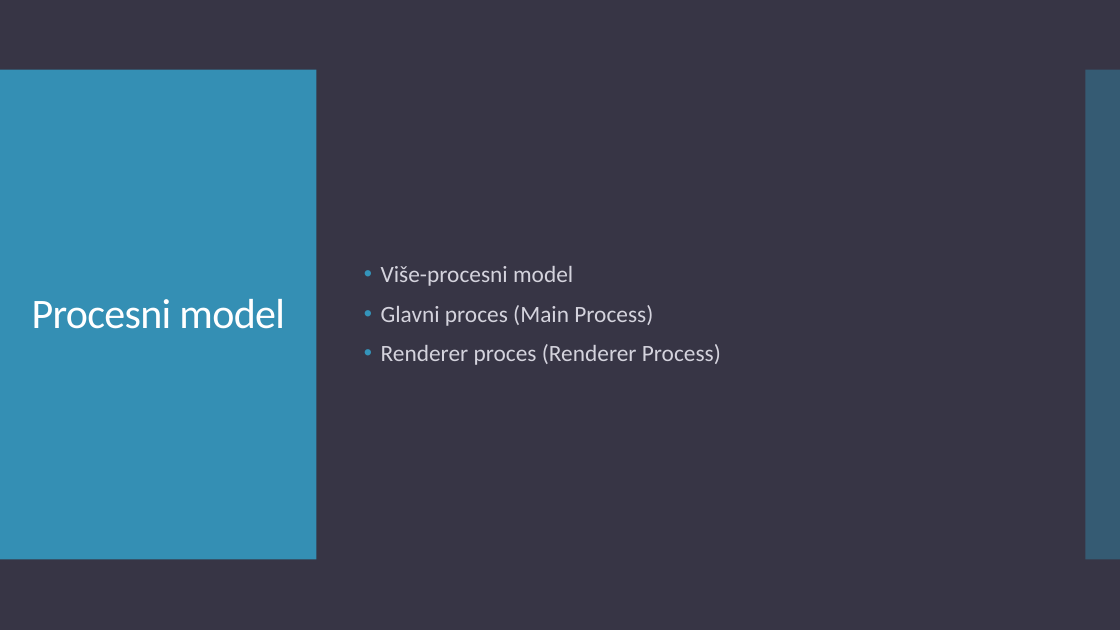
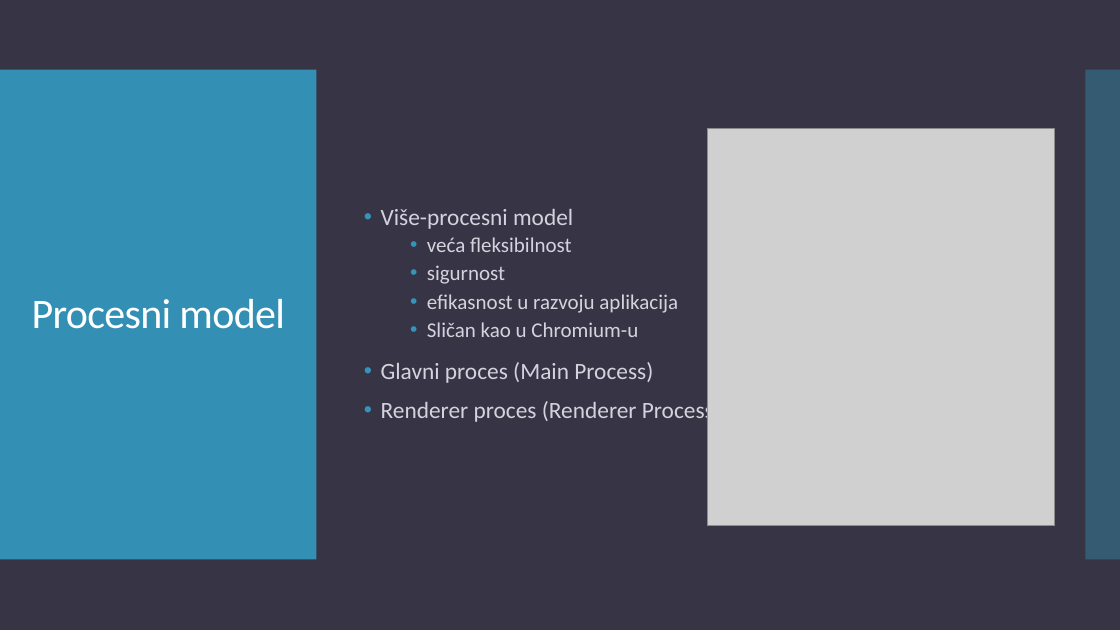
Before and after one commit to teodora18040cvetkovic/electron_react, a slide deck: slide 5 of Electron.pptx. Drawn at 1120x630 pixels with LibreOffice and Linux fonts; fonts in the diff are those of the drawing; grey boxes stand for pictures. Boxes give left, top, right and bottom in pixels: in the first picture for what was removed or moved away, otherwise in the second. Text is boxed around its words. In the diff, an @@ line names an element or a change of style, - is before the commit and + after.

```diff
--- a/Electron.pptx
+++ b/Electron.pptx
@@ picture added at [708,129,1055,526] @@
@@ text at [427,237,678,337]: paragraphs added @@
+  • veća fleksibilnost
+  • sigurnost
+  • efikasnost u razvoju aplikacija
+  • Sličan kao u Chromium-u
```
Also in this commit, not shown: 6 other slides changed, 2 slides added, 4 slides removed, 1 other file.
